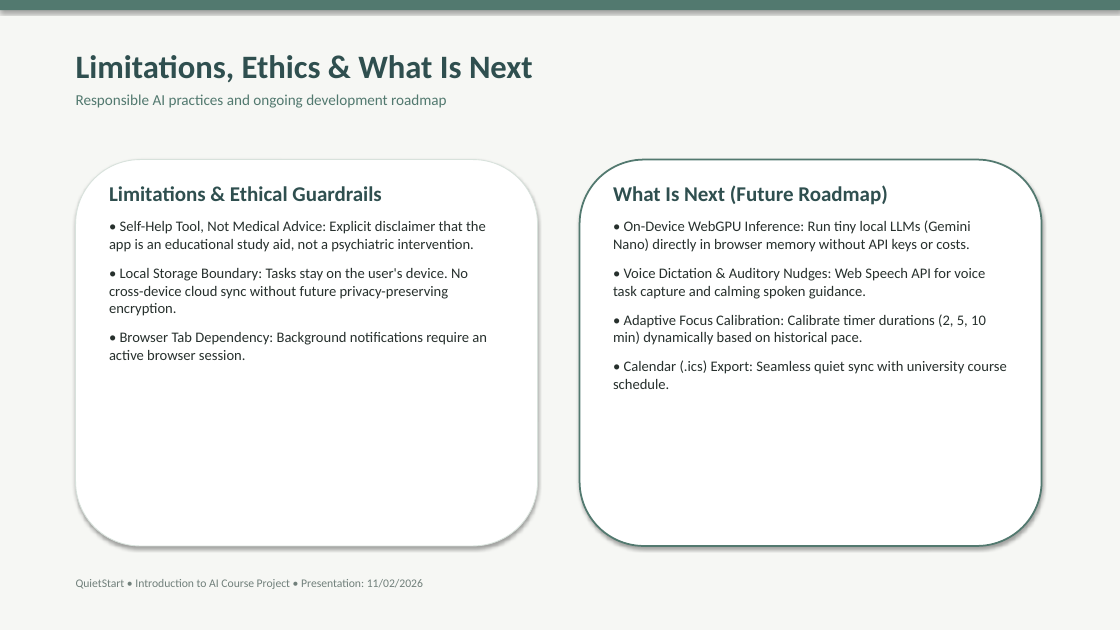
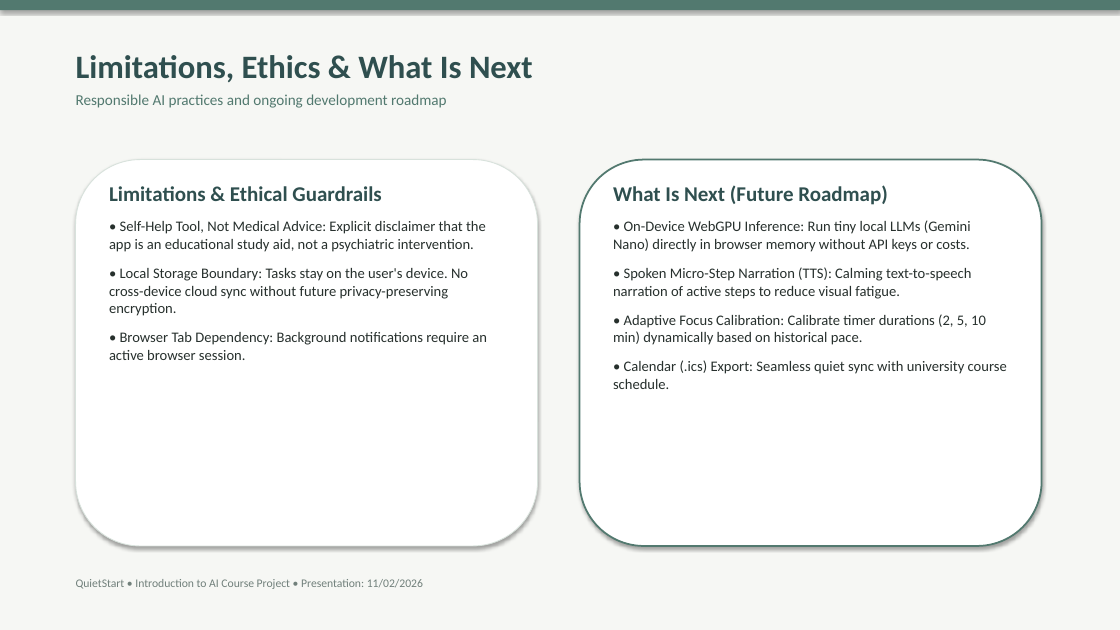
Before and after one commit to 411321363/quiet-start, a slide deck: slide 8 of QuietStart_Presentation_11-02.pptx. Drawn at 1120x630 pixels with LibreOffice and Linux fonts; fonts in the diff are those of the drawing. Boxes give left, top, right and bottom in pixels: in the first picture for what was removed or moved away, otherwise in the second. Text is boxed around its words. In the diff, an @@ line names an element or a change of style, - is before the commit and + after.

Commit message:
Add ambient focus audio, micro-step unstick, voice thought dump, and calm dark theme

```diff
--- a/QuietStart_Presentation_11-02.pptx
+++ b/QuietStart_Presentation_11-02.pptx
@@ text at [613, 267, 971, 299]: text changed @@
-• Voice Dictation & Auditory Nudges: Web Speech API for voice task capture and calming spoken guidance.
+• Spoken Micro-Step Narration (TTS): Calming text-to-speech narration of active steps to reduce visual fatigue.
```
Also in this commit, not shown: 3 other slides changed, 11 other files.
